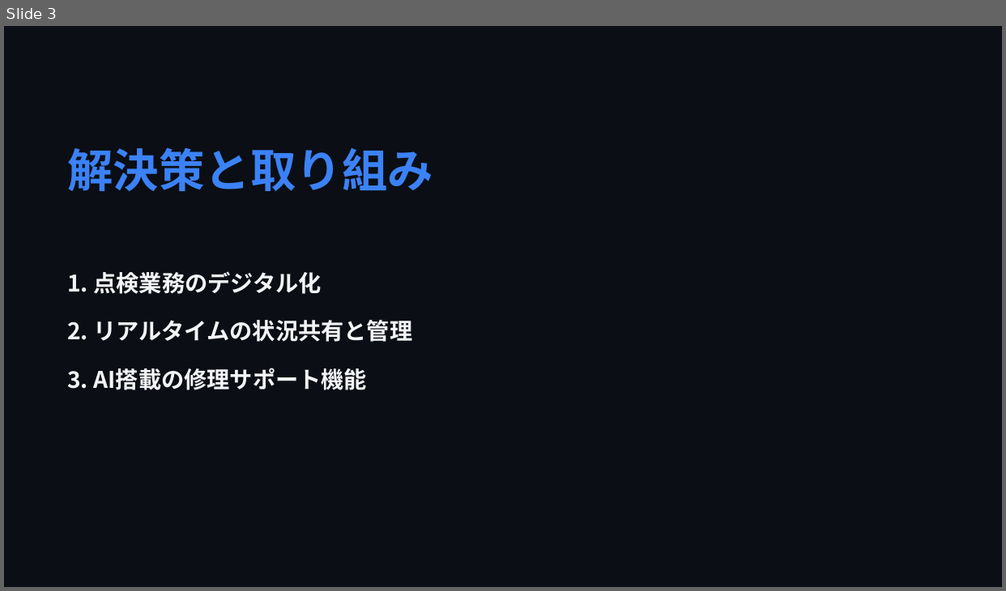
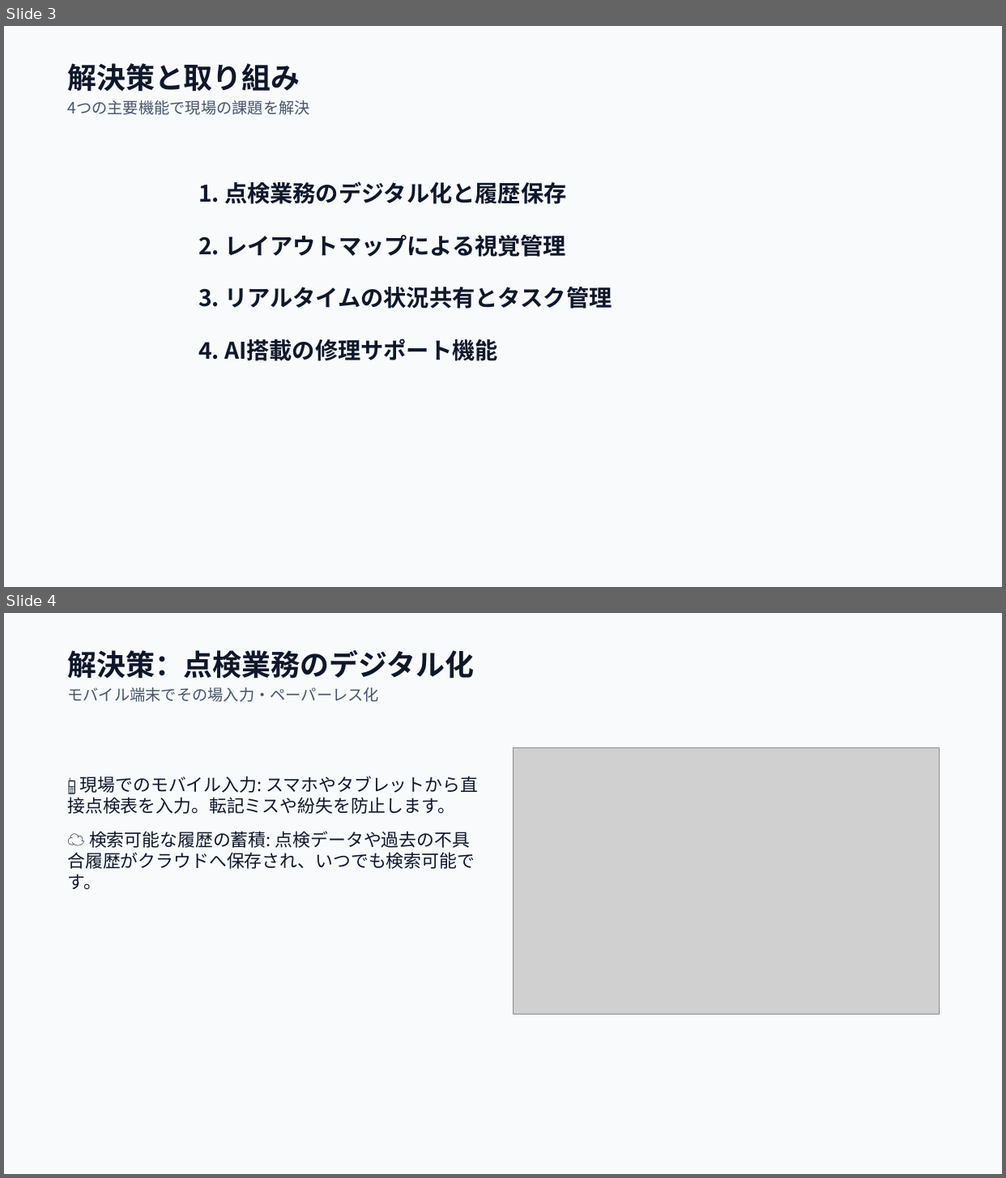
Before and after one commit to markjosephdsgatdula-dotcom/seibi-app-presentation, a slide deck: seibi_presentation.pptx. Shown one above the other, each under a label of ours: slide 3 before the commit, slides 3 and 4 after it. The pictures are 1006x591 and 1006x1178 pixels, drawn with LibreOffice and Linux fonts; fonts in the diff are those of the drawing; grey boxes stand for pictures. Boxes give left, top, right and bottom in pixels: in the first picture for what was removed or moved away, otherwise in the second. Text is boxed around its words. In the diff, an @@ line names an element or a change of style, - is before the commit and + after.

Commit message:
Update presentation to 12-slide Light Theme layout: reduced text density, restored Layout Map slide, high contrast for factory projectors

```diff
--- a/seibi_presentation.pptx
+++ b/seibi_presentation.pptx
@@ slide 4 added at box(4, 613, 1002, 1174), background #F8FAFC @@
@@ text added at box(67, 650, 474, 702), 15 pt, text #475569 @@
+解決策：点検業務のデジタル化
+モバイル端末でその場入力・ペーパーレス化
@@ picture added at box(513, 747, 940, 1014) @@
@@ text added at box(67, 776, 479, 890), 17 pt, text #0F172A @@
+📱 現場でのモバイル入力: スマホやタブレットから直接点検表を入力。転記ミスや紛失を防止します。
+☁️ 検索可能な履歴の蓄積: 点検データや過去の不具合履歴がクラウドへ保存され、いつでも検索可能です。
@@ slide 3 changed as well @@
@@ background #0B0E14 to #F8FAFC @@
@@ text "解決策と取り組み": place and size @@
-text "解決策と取り組み" at box(67, 148, 433, 191)
+text "解決策と取り組み" at box(67, 63, 309, 115)
@@ text at box(67, 63, 300, 92): size 44 to 28 pt, text colour #3B82F6 to #0F172A in "解決策と取り組み" @@
@@ text at box(67, 101, 309, 115): paragraph added @@
+4つの主要機能で現場の課題を解決
@@ text at box(198, 182, 612, 361): text changed; text colour #F3F4F6 to #0F172A @@
-1. 点検業務のデジタル化
-2. リアルタイムの状況共有と管理
-3. AI搭載の修理サポート機能
+1. 点検業務のデジタル化と履歴保存
+2. レイアウトマップによる視覚管理
+3. リアルタイムの状況共有とタスク管理
+4. AI搭載の修理サポート機能
```
Also in this commit, not shown: 6 other slides changed, 4 other slides added, 4 slides removed, 20 other files.
